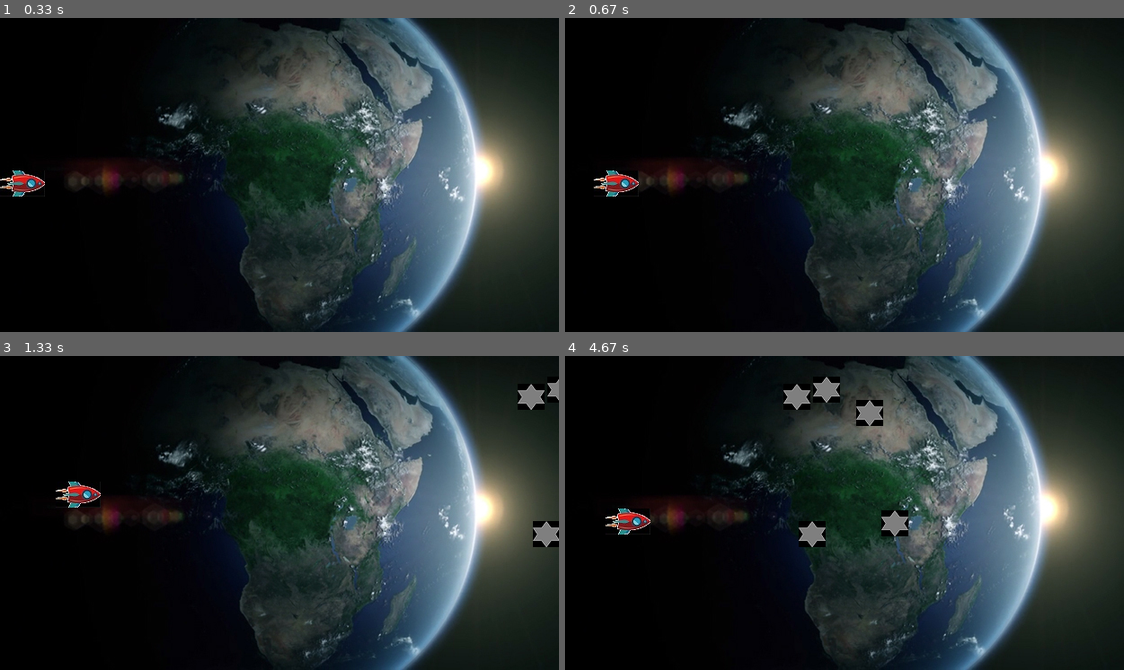
Above: before the commit, frames 1-4 (two rows, left to right).
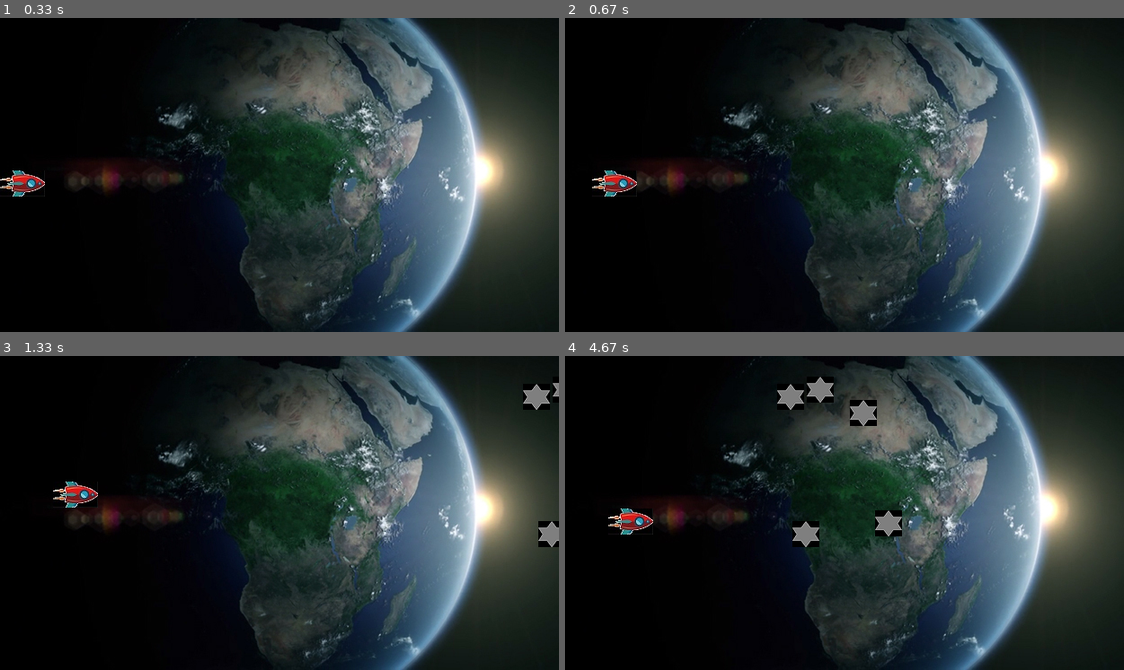
Above: after the commit, the same moments.

Repository: hyq1124/pygame-airship
Game: pygame game, started from 游戏/飞船.py
The game is run twice, just before and just after one commit, with the same random seed, the same clock (stepped at 60 frames per second) and the same inputs.
Inputs:
- Up to frame 1 (0.33 s): no input
- Up to frame 2 (0.67 s): hold Right from 0.33 s (still down)
- Up to frame 3 (1.33 s): release Right at 0.8 s; hold Up 0.83-1.13 s; hold Right from 1.17 s (still down)
- Up to frame 4 (4.67 s): release Right at 1.63 s; hold Left 1.67-2.2 s; hold Down 2.23-2.53 s; hold Left 2.57-2.97 s; hold Up 3-3.37 s; hold Right 3.4-4.03 s; hold Down 4.07-4.43 s; hold Left from 4.47 s (still down)

Frame 1 is identical in both runs. In frame 2, 0.3% of the frame differs, in the area x 4-14%, y 48-57%; in frame 3, 0.8%; in frame 4, 1.7%, in the area x 7-62%, y 6-61%.

Commit message:
Update 飞船.py
添加障碍物并使其移动 控制速度等级

Diff:
--- a/游戏/飞船.py
+++ b/游戏/飞船.py
@@ -1,5 +1,6 @@
 import pygame
 from random import randint
+import time
 
 
 class Game():
@@ -105,10 +106,21 @@
     g = Game()
     airship = AirShip()
     skl = []
-    for i in range(5):
+    for i in range(10):
         sk = SkierClass()
         skl.append(sk)
+
+    # 出现障碍物数量
+    r = 5
+    # 计时器
     sc = 0
+    # 辅助控制计时器
+    a = 50
+    # 等级
+    level = 0
+
+    # 控制速度
+    sleep_time = 0.01
     while True:
         # 添加背景图
         g.window.blit(g.background, (0, 0))
@@ -118,22 +130,30 @@
         # 移动飞船
         airship.move()
         # 移动障碍物
-        for j in range(5):
+        for j in range(r):
             g.window.blit(skl[j].image, skl[j].rect)
             skl[j].move()
 
         # 障碍物循环出现
-        for k in range(5):
+        for k in range(r):
             if skl[k].rect.left < -randint(50, 200):
                 skl[k].rect.left, skl[k].rect.top = [Game.background.get_width() + randint(50, 1000), randint(0, Game.background.get_height() - 50) ]
 
-        # 调整障碍物速度
+        # 调整速度等级
+        time.sleep(0.0005)
         sc += 1
+        # 保证sleep函数不会出错
+        if sleep_time > 0:
+            time.sleep(sleep_time)
+            # 升级速度
+            if sc >= a:
+                sleep_time -= 0.0002
+                a += a/10
+                sc = 0
+                level += 1
 
-        if sc >= 500:
-            for l in range(5):
-                skl[l].speed[0] -= 1
-            sc = 0
+        # 根据等级增加障碍物数量
+        r = 5 + (level // 10)
 
         # 创建事件
         walk = pygame.event.get()
@@ -154,4 +174,4 @@
         pygame.display.update()
         # pygame.display.flip()
         # 延时
-        pygame.time.delay(10)
+        # pygame.time.delay(10)
